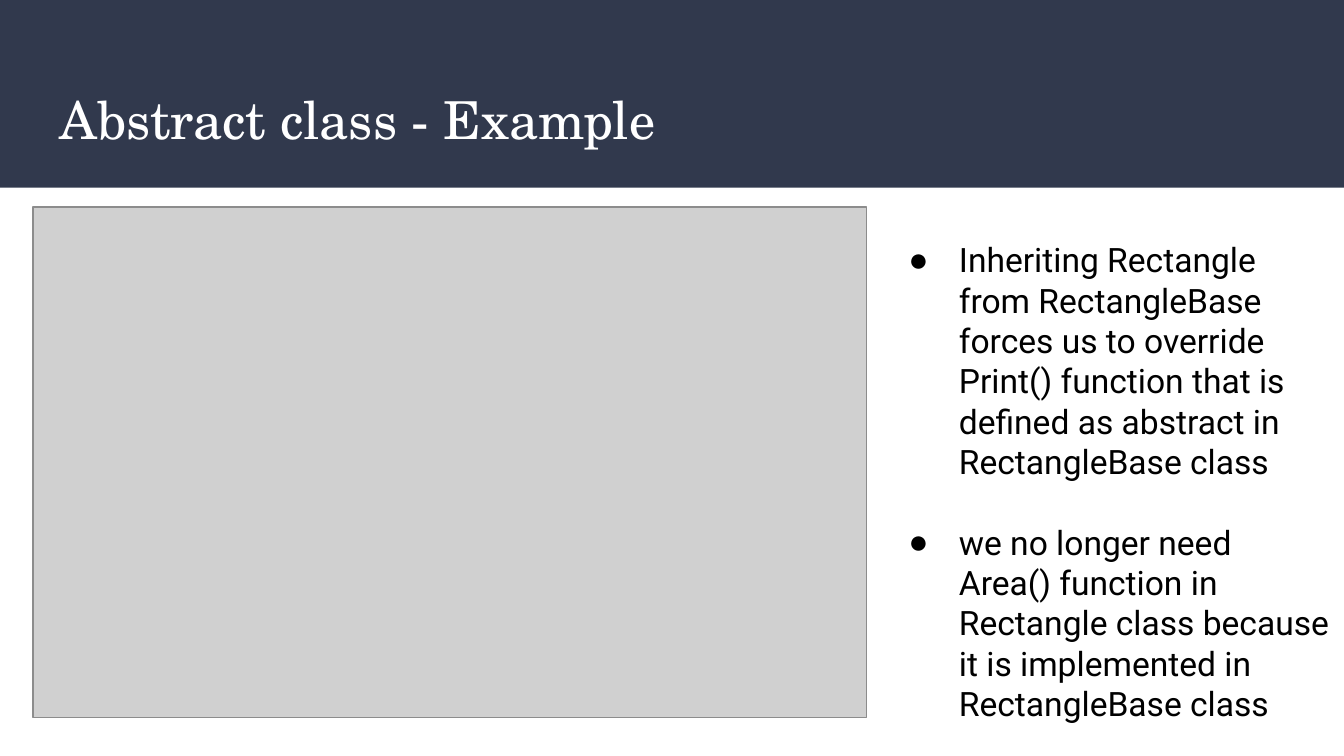
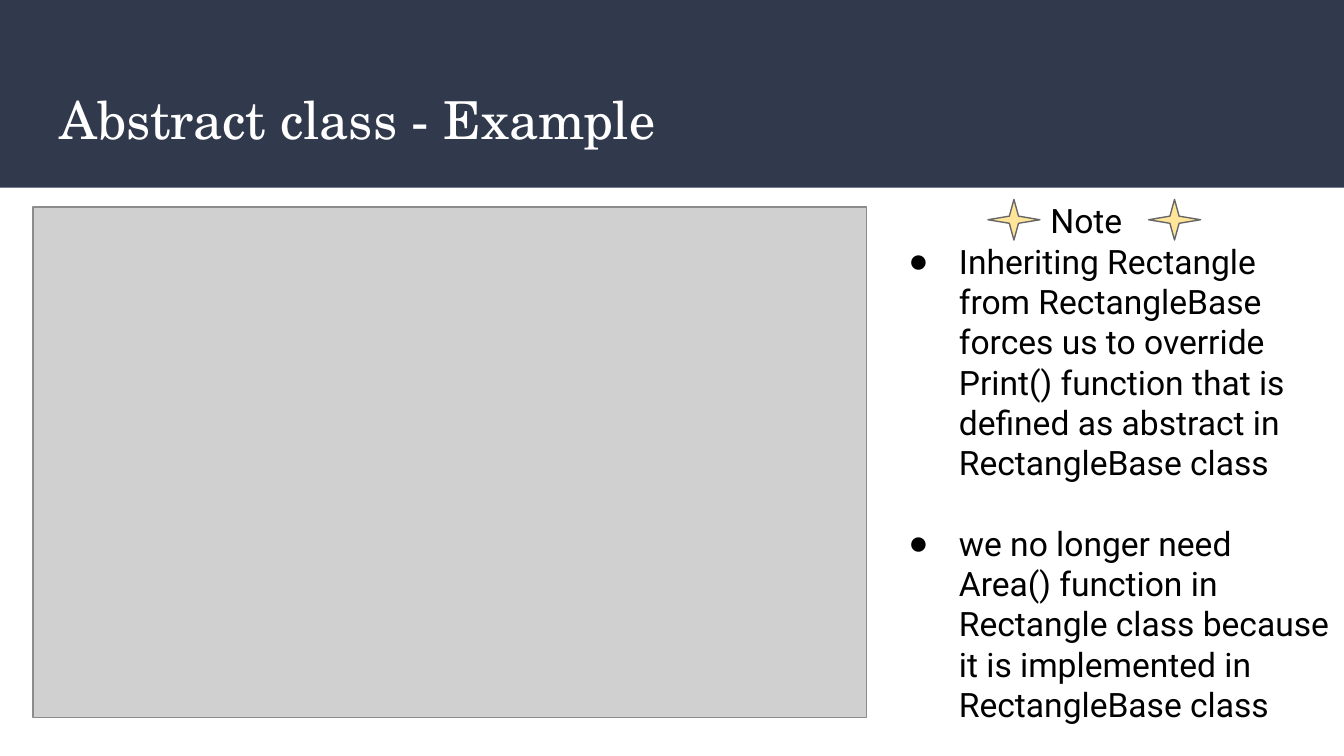
Before and after one commit to shpolina/CodeLouisville, a slide deck: slide 9 of Intermediate/CSharpIntermediate.pptx. Drawn at 1344x756 pixels with LibreOffice and Linux fonts; fonts in the diff are those of the drawing; grey boxes stand for pictures. Boxes give left, top, right and bottom in pixels: in the first picture for what was removed or moved away, otherwise in the second. Text is boxed around its words. In the diff, an @@ line names an element or a change of style, - is before the commit and + after.

```diff
--- a/Intermediate/CSharpIntermediate.pptx
+++ b/Intermediate/CSharpIntermediate.pptx
@@ text "Note": place and size @@
-text "Note" at <box>959,246,1329,723</box>
+text "Note" at <box>959,209,1329,724</box>
@@ star added at <box>988,199,1040,239</box>, fill #FFE599, outline #666666 0.75 pt @@
@@ text at <box>1050,209,1122,234</box>: paragraph added @@
+Note
@@ star added at <box>1149,199,1202,239</box>, fill #FFE599, outline #666666 0.75 pt @@
```
Also in this commit, not shown: 2 other slides changed, 2 slides added, 2 slides removed.
